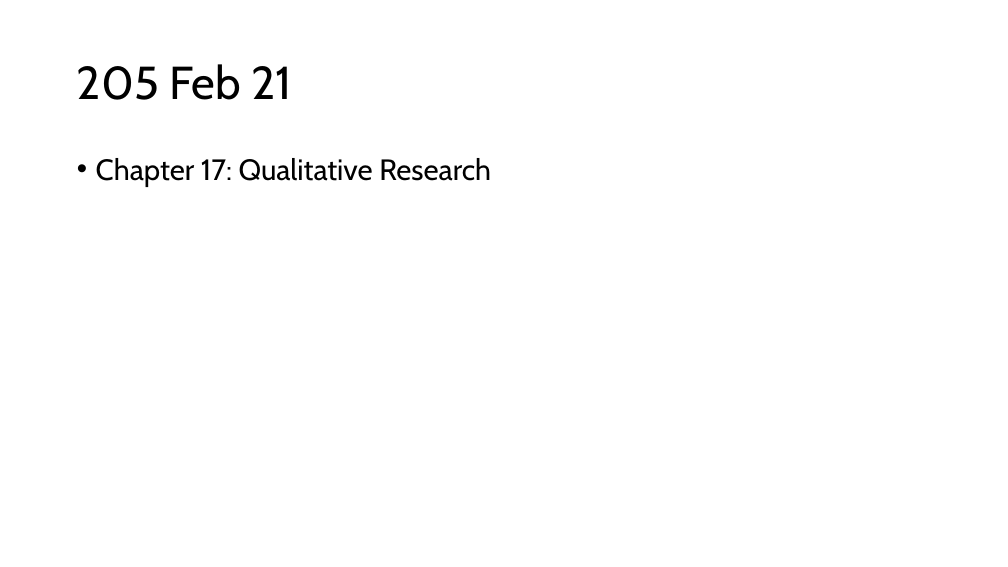
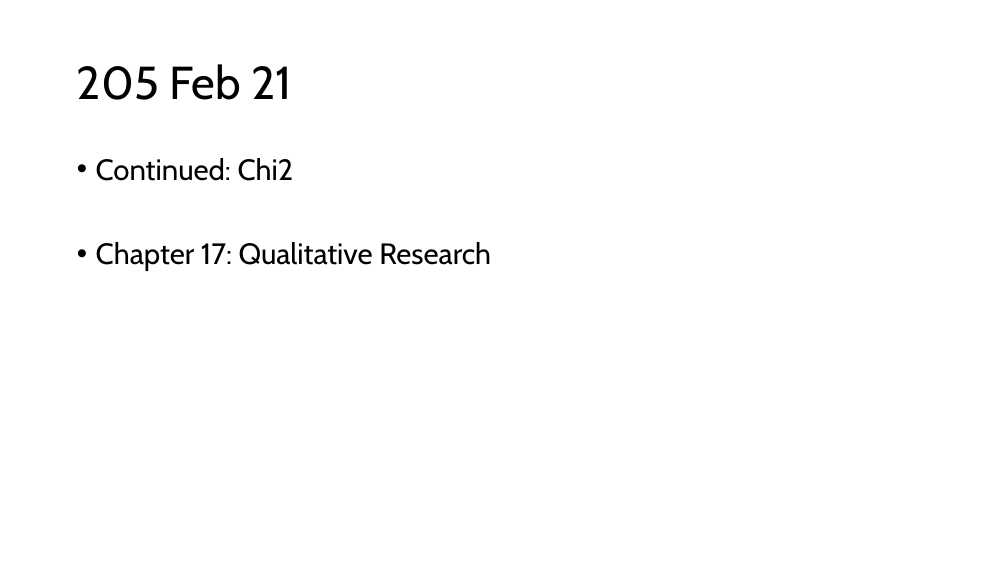
Before and after one commit to preber/Research-Methods, a slide deck: slide 1 of Class Slides 2024/Class 21.pptx. Drawn at 1008x567 pixels with LibreOffice and Linux fonts; fonts in the diff are those of the drawing. Boxes give left, top, right and bottom in pixels: in the first picture for what was removed or moved away, otherwise in the second. Text is boxed around its words. In the diff, an @@ line names an element or a change of style, - is before the commit and + after.

```diff
--- a/Class Slides 2024/Class 21.pptx
+++ b/Class Slides 2024/Class 21.pptx
@@ text at (x1=96, y1=158, x2=294, y2=181): paragraph added @@
+• Continued: Chi2
```
Also in this commit, not shown: 1 other slide changed, 15 slides added, 15 slides removed, 3 other files.
